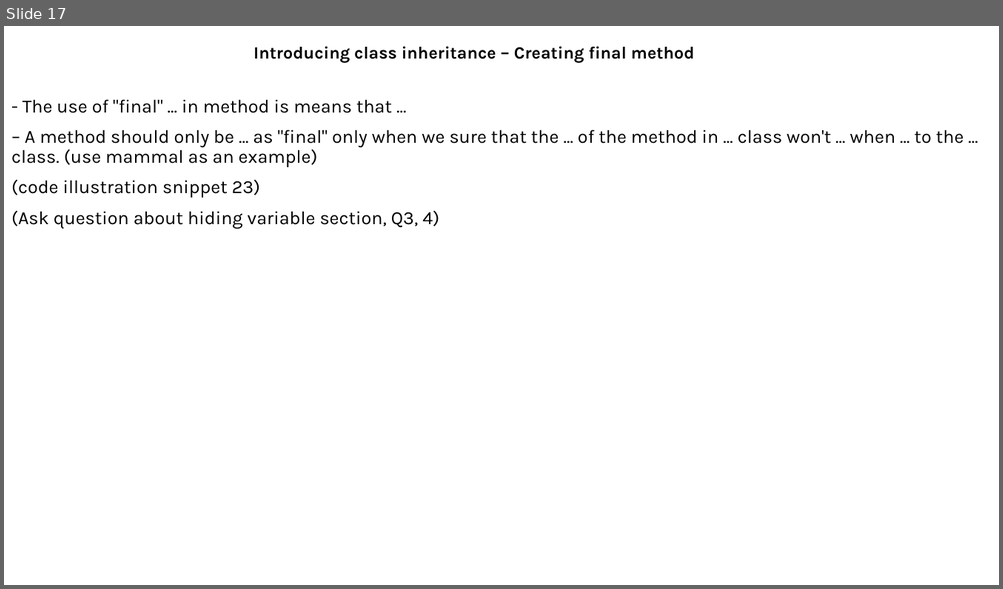
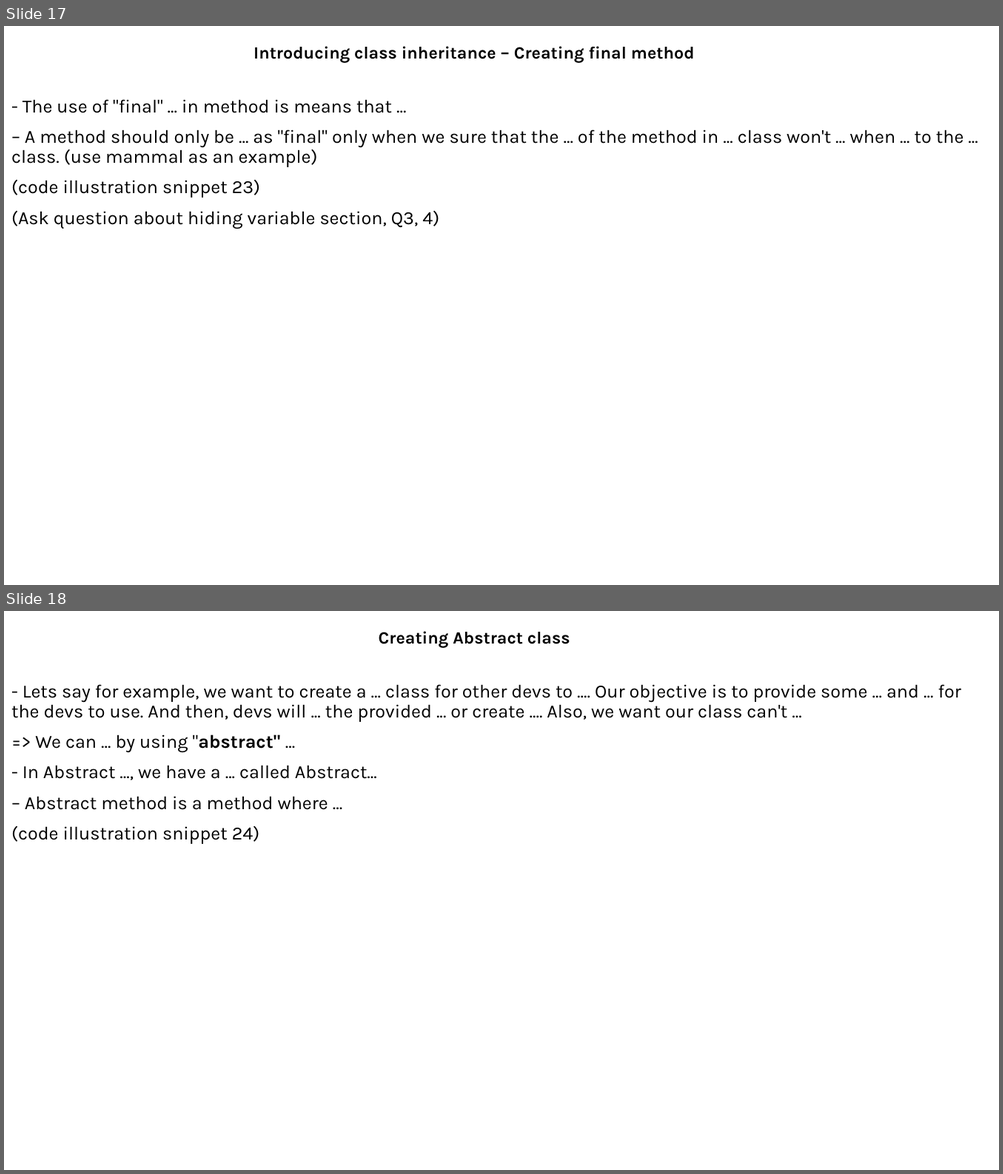
Before and after one commit to MaiDinhVinh/CS-Java, a slide deck: self-study resources/J8SE1/Chapter 5 - Class Design.pptx. Shown one above the other, each under a label of ours: slide 17 before the commit, slides 17 and 18 after it. The pictures are 1003x589 and 1003x1174 pixels, drawn with LibreOffice and Linux fonts; fonts in the diff are those of the drawing. Boxes give left, top, right and bottom in pixels: in the first picture for what was removed or moved away, otherwise in the second. Text is boxed around its words. In the diff, an @@ line names an element or a change of style, - is before the commit and + after.

```diff
--- a/self-study resources/J8SE1/Chapter 5 - Class Design.pptx
+++ b/self-study resources/J8SE1/Chapter 5 - Class Design.pptx
@@ slide 18 added at [4, 611, 999, 1170], background #FFFFFF @@
@@ subtitle added at [378, 631, 570, 648], 16.6 pt, text #000000, bold @@
+Creating Abstract class
@@ text added at [11, 684, 961, 844], 18 pt, text #000000 @@
+- Lets say for example, we want to create a ... class for other devs to .... Our objective is to provide some ... and ... for the devs to use. And then, devs will ... the provided ... or create .... Also, we want our class can't ...
+=> We can ... by using "abstract" ...
+- In Abstract ..., we have a ... called Abstract...
+– Abstract method is a method where ...
+(code illustration snippet 24)
```
Also in this commit, not shown: 1 slide changed, 3 other slides added.
